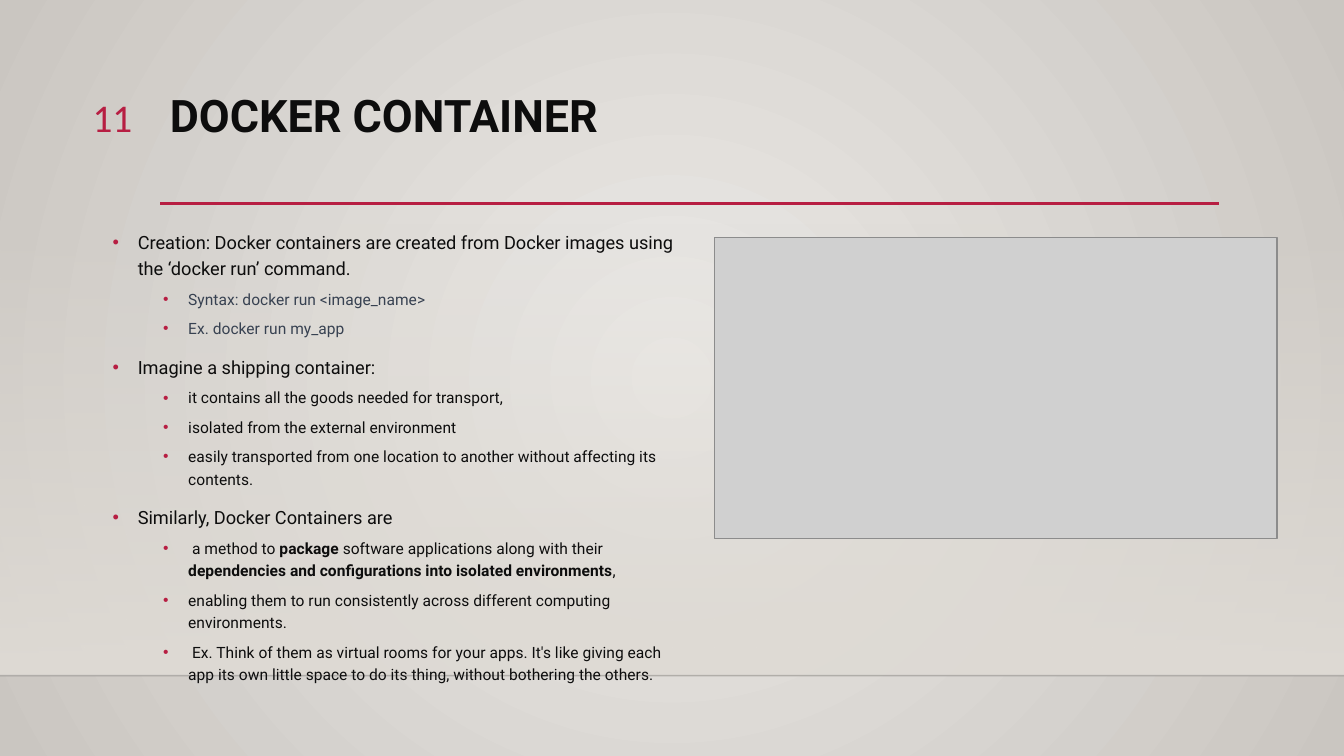
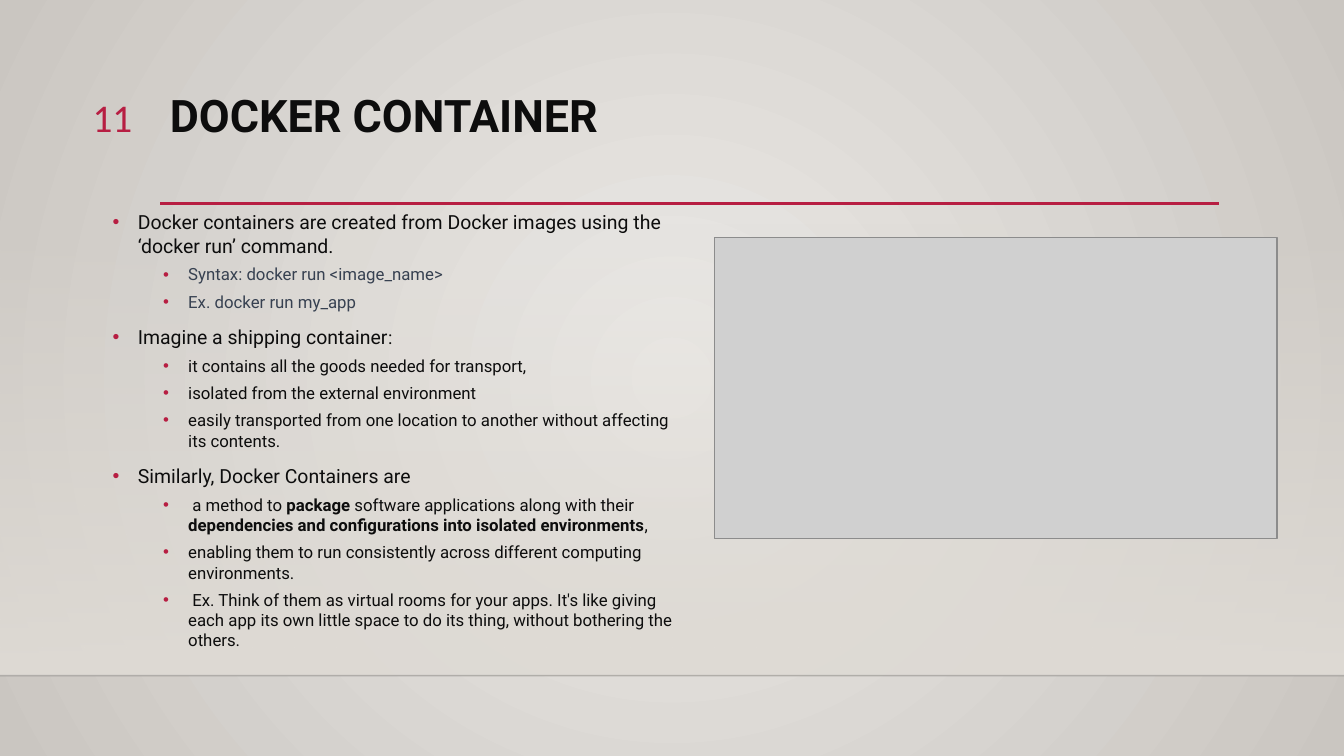
Before and after one commit to ddum-sutd/docker_workshop, a slide deck: slide 11 of Docker_workshop.pptx. Drawn at 1344x756 pixels with LibreOffice and Linux fonts; fonts in the diff are those of the drawing; grey boxes stand for pictures; background and template pictures are left out. Boxes give left, top, right and bottom in pixels: in the first picture for what was removed or moved away, otherwise in the second. Text is boxed around its words. In the diff, an @@ line names an element or a change of style, - is before the commit and + after.

Commit message:
included docker push

```diff
--- a/Docker_workshop.pptx
+++ b/Docker_workshop.pptx
@@ text "Docker containers are created from ...": place and size @@
-text "Docker containers are created from ..." at box(138, 235, 673, 684)
+text "Docker containers are created from ..." at box(138, 214, 672, 646)
@@ text at box(138, 214, 660, 253): text changed; size 12.9 to 13.9 pt @@
-• Creation: Docker containers are created from Docker images using the ‘docker run’ command.
+• Docker containers are created from Docker images using the ‘docker run’ command.
@@ text at box(138, 267, 672, 646): size 11.1 to 12 pt in "Syntax: docker run <image_name>", "Ex. docker run my_app", "it contains all the goods needed for ...", "isolated from the external environment" and 4 more places; size 12.9 to 13.9 pt in "Imagine a shipping container:", "Similarly, Docker Containers are"; line spacing 1.2 to 1 @@
```
Also in this commit, not shown: 3 other slides changed, 1 other file.
